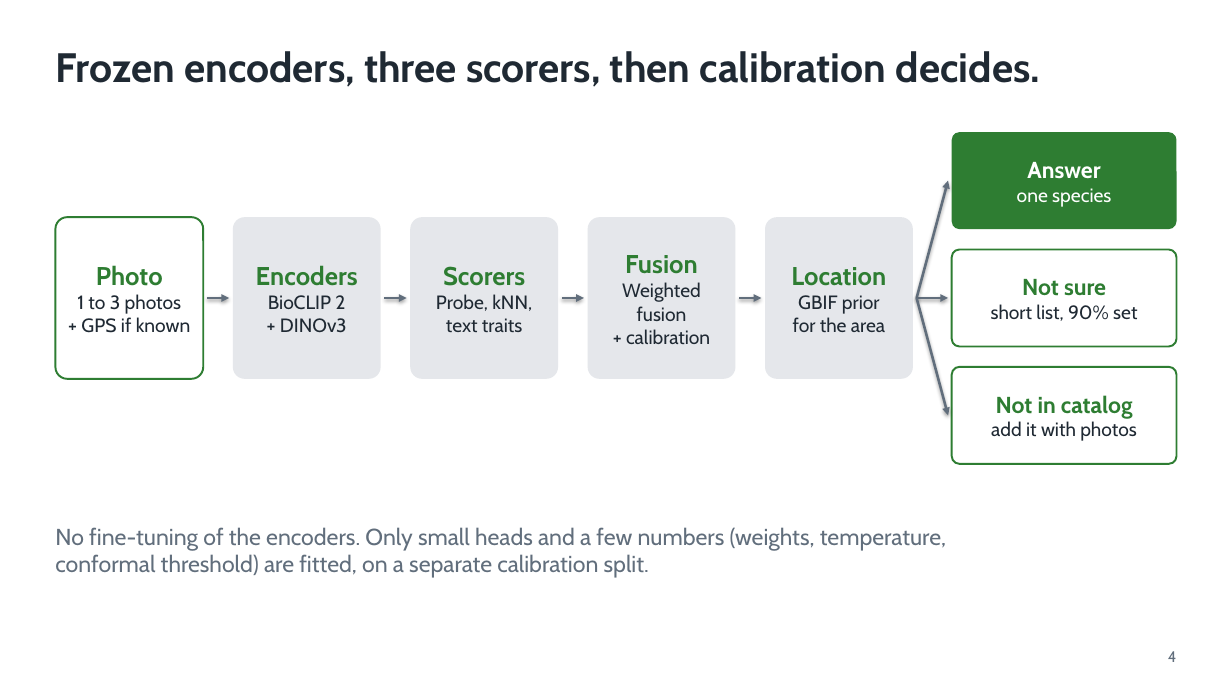
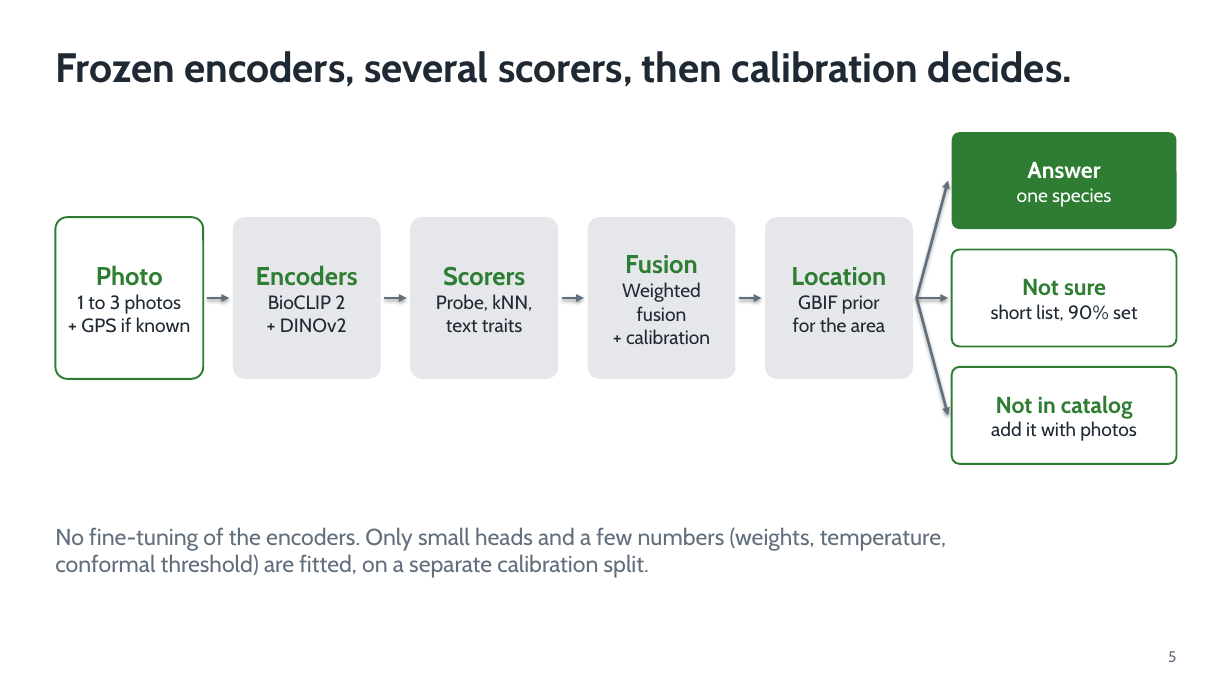
Before and after one commit to shadowBit01/Plant-Classifier-model, a slide deck: slide 5 of pitch/VanaLens.pptx (slide 4 before the commit). Drawn at 1232x693 pixels with LibreOffice and Linux fonts; fonts in the diff are those of the drawing. Boxes give left, top, right and bottom in pixels: in the first picture for what was removed or moved away, otherwise in the second. Text is boxed around its words. In the diff, an @@ line names an element or a change of style, - is before the commit and + after.

```diff
--- a/pitch/VanaLens.pptx
+++ b/pitch/VanaLens.pptx
@@ text at [55,51,1072,87]: text changed @@
-Frozen encoders, three scorers, then calibration decides.
+Frozen encoders, several scorers, then calibration decides.
@@ text in rounded rectangle at [268,295,347,333]: text changed @@
-BioCLIP 2
-+ DINOv3
+BioCLIP 2
++ DINOv2
@@ text at [1168,651,1176,662]: text changed @@
-4
+5
```
Also in this commit, not shown: 9 other slides changed, 3 slides added, 31 other files.
